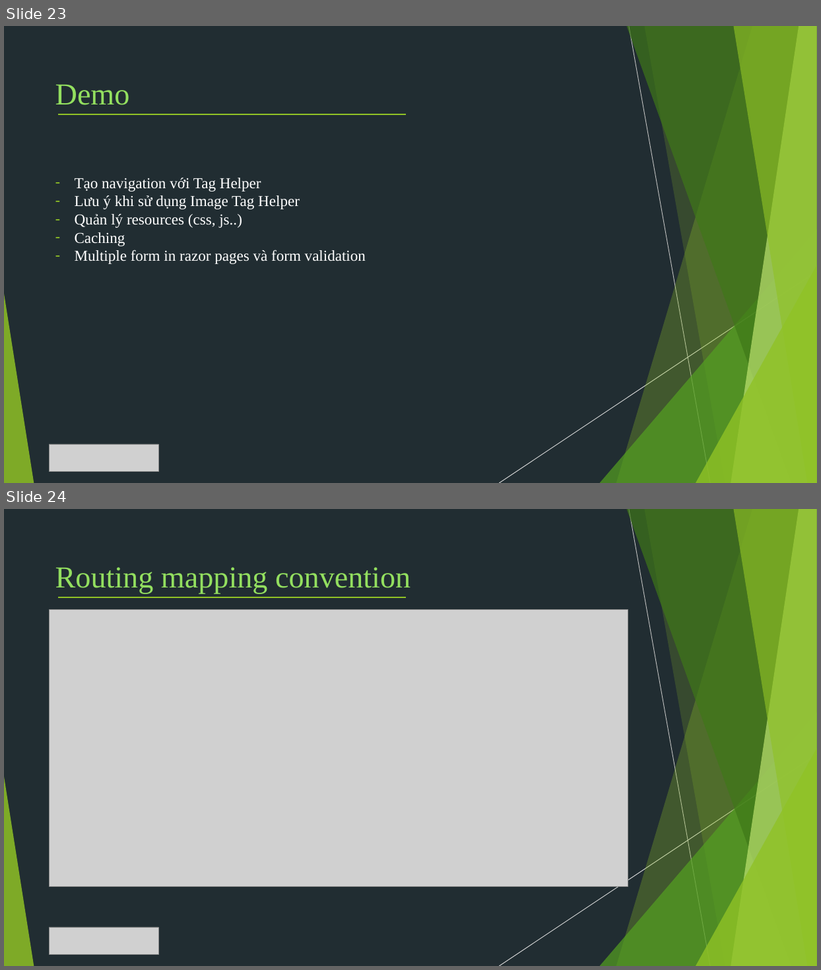
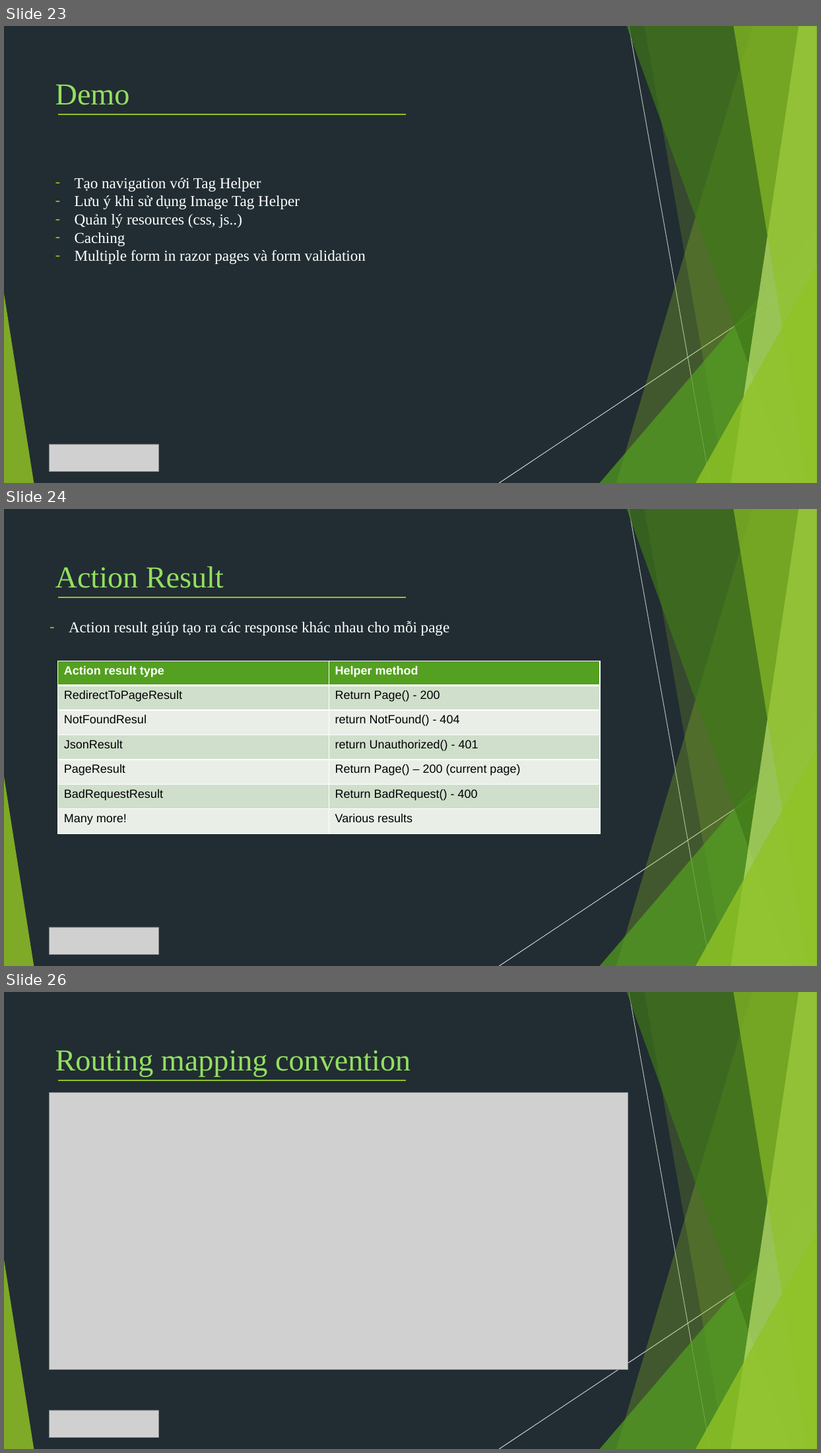
Before and after one commit to TechMarDay/RazorPage, a slide deck: Razor pages.pptx. Shown one above the other, each under a label of ours: slides 23 and 24 before the commit, slides 23, 24 and 26 after it; the slides between them are not shown. The pictures are 821x970 and 821x1453 pixels, drawn with LibreOffice and Linux fonts; fonts in the diff are those of the drawing; grey boxes stand for pictures. Boxes give left, top, right and bottom in pixels: in the first picture for what was removed or moved away, otherwise in the second. Text is boxed around its words. In the diff, an @@ line names an element or a change of style, - is before the commit and + after.

Commit message:
Demo action result

```diff
--- a/Razor pages.pptx
+++ b/Razor pages.pptx
@@ slide 24 added at [4, 509, 817, 966], background #212D32; not listed: 10 template elements that a slide beside it also shows @@
@@ text added at [55, 566, 224, 588], 36 pt, text #93DF5F @@
+Action Result
@@ line added from (58, 597) to (406, 597), #90C226 2 pt @@
@@ text added at [69, 621, 450, 636], 18 pt, text #FFFFFF @@
+– Action result giúp tạo ra các response khác nhau cho mỗi page
@@ table added at [57, 661, 599, 834], 7 rows, 2 columns @@
+Action result type | Helper method
+RedirectToPageResult | Return Page() - 200
+NotFoundResul | return NotFound() - 404
+JsonResult | return Unauthorized() - 401
+PageResult | Return Page() – 200 (current page)
+BadRequestResult | Return BadRequest() - 400
+Many more! | Various results
@@ picture added at [49, 927, 158, 955] @@
@@ what was slide 24 is now slide 26 @@
```
Also in this commit, not shown: 1 other slide added, 3 other files.
